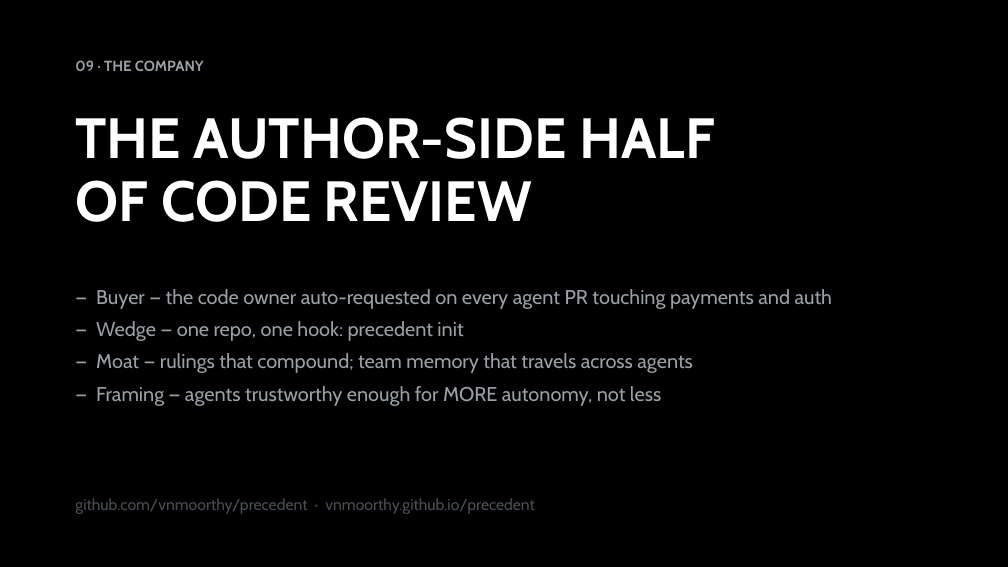
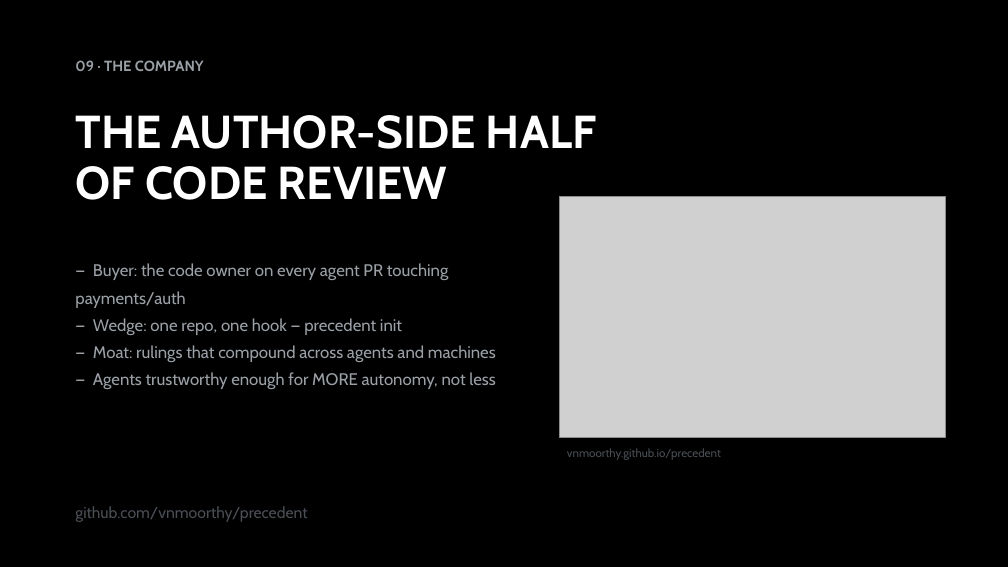
Before and after one commit to vnmoorthy/precedent, a slide deck: slide 10 of docs/precedent-deck.pptx. Drawn at 1008x567 pixels with LibreOffice and Linux fonts; fonts in the diff are those of the drawing; grey boxes stand for pictures. Boxes give left, top, right and bottom in pixels: in the first picture for what was removed or moved away, otherwise in the second. Text is boxed around its words. In the diff, an @@ line names an element or a change of style, - is before the commit and + after.

Commit message:
docs: deck v2 — real product screenshots on slides 5, 8 and 10

```diff
--- a/docs/precedent-deck.pptx
+++ b/docs/precedent-deck.pptx
@@ text "THE AUTHOR-SIDE HALF OF CODE ..." at (75, 115, 596, 200): size 54 to 44 pt @@
@@ picture added at (560, 197, 945, 438) @@
@@ text at (75, 263, 496, 389): text changed; size 19 to 16 pt @@
-— Buyer — the code owner auto-requested on every agent PR touching payments and auth
-— Wedge — one repo, one hook: precedent init
-— Moat — rulings that compound; team memory that travels across agents
-— Framing — agents trustworthy enough for MORE autonomy, not less
+— Buyer: the code owner on every agent PR touching payments/auth
+— Wedge: one repo, one hook — precedent init
+— Moat: rulings that compound across agents and machines
+— Agents trustworthy enough for MORE autonomy, not less
@@ text added at (567, 448, 721, 460), 11 pt, text #4A4F55 @@
+vnmoorthy.github.io/precedent
@@ text at (75, 506, 307, 522): text changed @@
-github.com/vnmoorthy/precedent · vnmoorthy.github.io/precedent
+github.com/vnmoorthy/precedent
```
Also in this commit, not shown: 4 other slides changed, 1 slide added, 1 slide removed.
